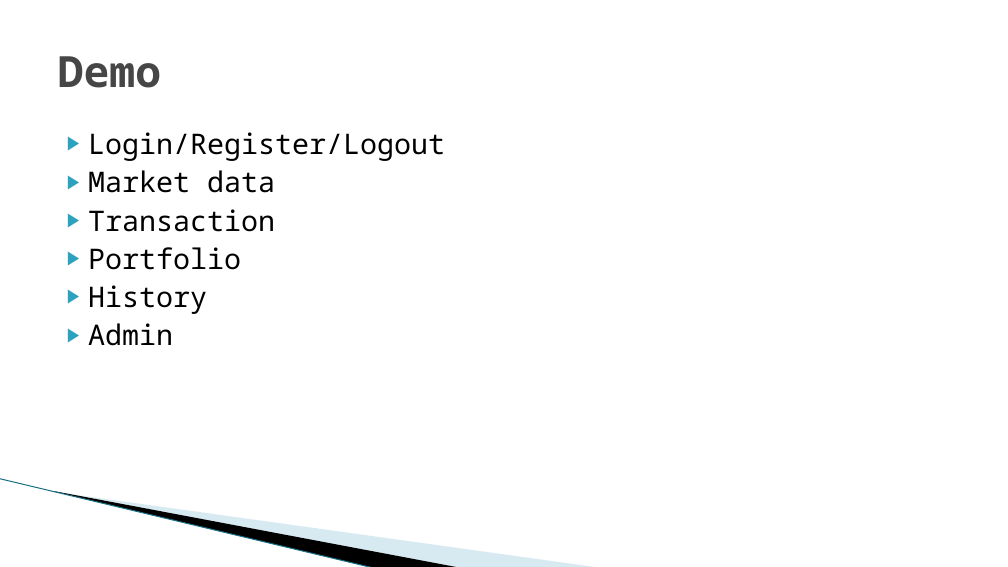
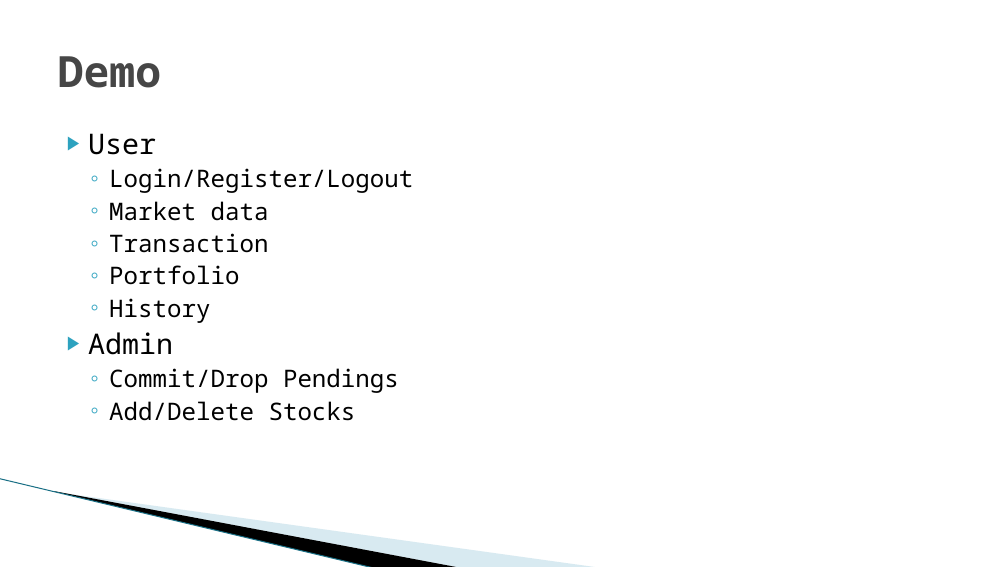
Before and after one commit to nieyan0723/YFTS, a slide deck: slide 7 of TableScheme/YahooFinance.pptx. Drawn at 1008x567 pixels with LibreOffice and Linux fonts; fonts in the diff are those of the drawing; background and template pictures are left out. Boxes give left, top, right and bottom in pixels: in the first picture for what was removed or moved away, otherwise in the second. Text is boxed around its words. In the diff, an @@ line names an element or a change of style, - is before the commit and + after.

Commit message:
Updated ppt

```diff
--- a/TableScheme/YahooFinance.pptx
+++ b/TableScheme/YahooFinance.pptx
@@ text at [88, 133, 156, 155]: paragraph added @@
+▶ User
@@ text at [109, 168, 413, 323]: size 27 to 23 pt in "Login/Register/Logout", "Market data", "Transaction", "Portfolio" and 1 more places; bullet ▶ to ◦; list level 1 to 2 in "Login/Register/Logout"; list level 1 to 2 in "Market data"; list level 1 to 2 in "Transaction"; list level 1 to 2 in "Portfolio"; list level 1 to 2 in "History" @@
@@ text at [109, 368, 399, 421]: paragraphs added @@
+  ◦ Commit/Drop Pendings
+  ◦ Add/Delete Stocks
```
